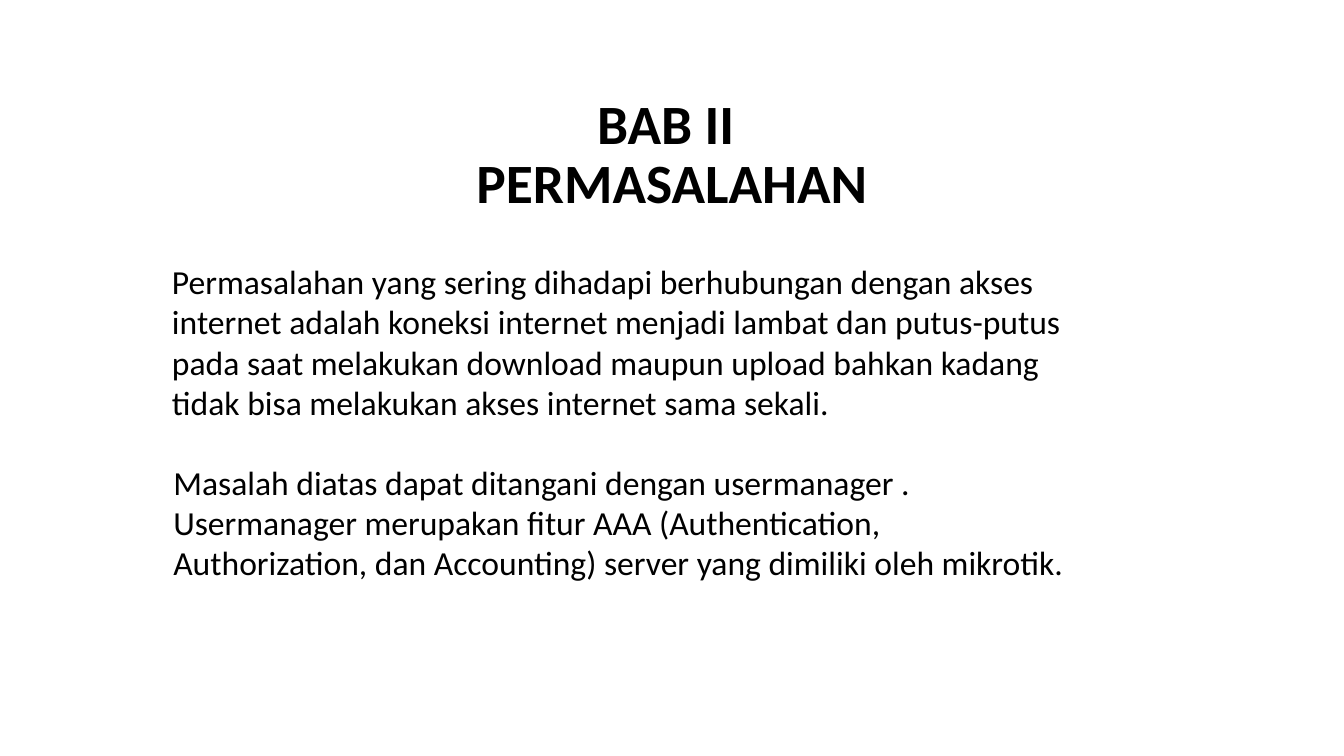
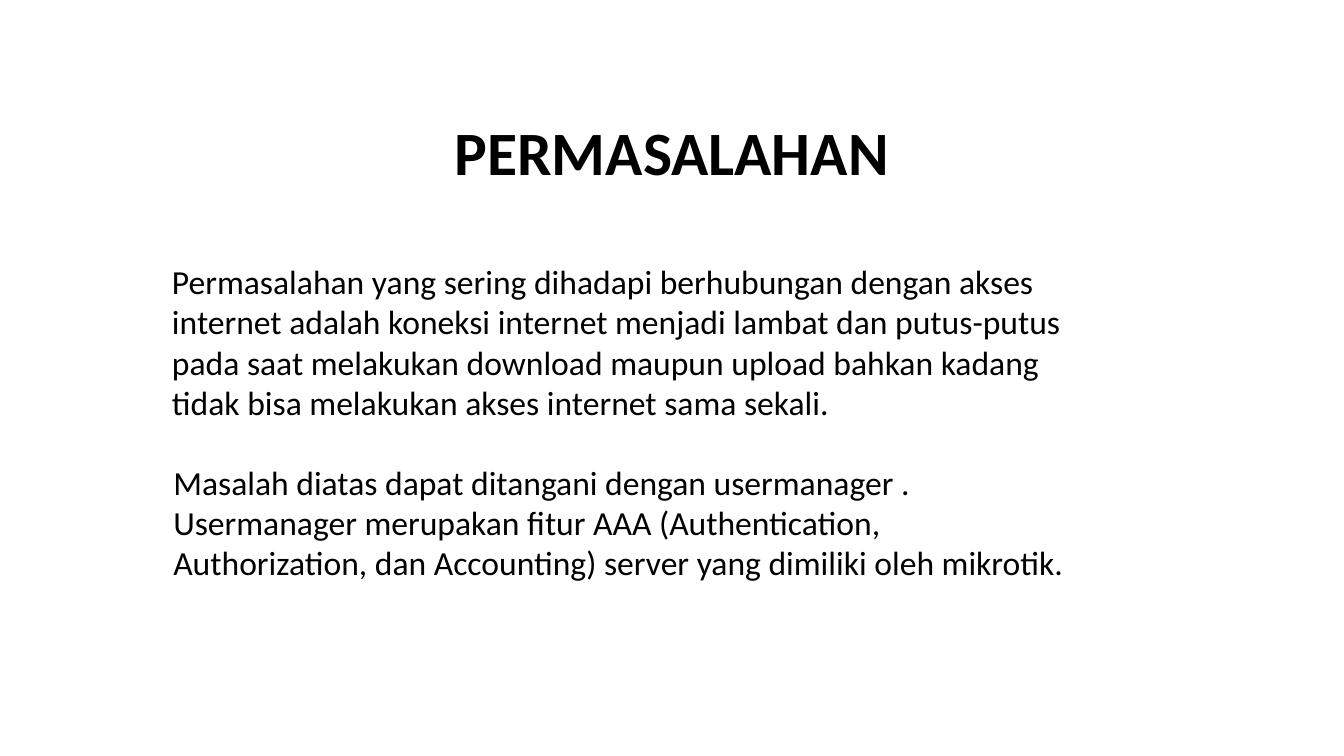
Before and after one commit to wisnushaputra/private-repo, a slide deck: slide 11 of Wisnu.pptx (slide 6 before the commit). Drawn at 1344x756 pixels with LibreOffice and Linux fonts; fonts in the diff are those of the drawing. Boxes give left, top, right and bottom in pixels: in the first picture for what was removed or moved away, otherwise in the second. Text is boxed around its words. In the diff, an @@ line names an element or a change of style, - is before the commit and + after.

```diff
--- a/Wisnu.pptx
+++ b/Wisnu.pptx
@@ title at bbox=[455, 134, 889, 176]: text changed; size 39.6 to 44 pt @@
-BAB II
-PERMASALAHAN
+PERMASALAHAN
```
Also in this commit, not shown: 4 other slides changed, 9 slides added, 2 slides removed, 1 other file.
